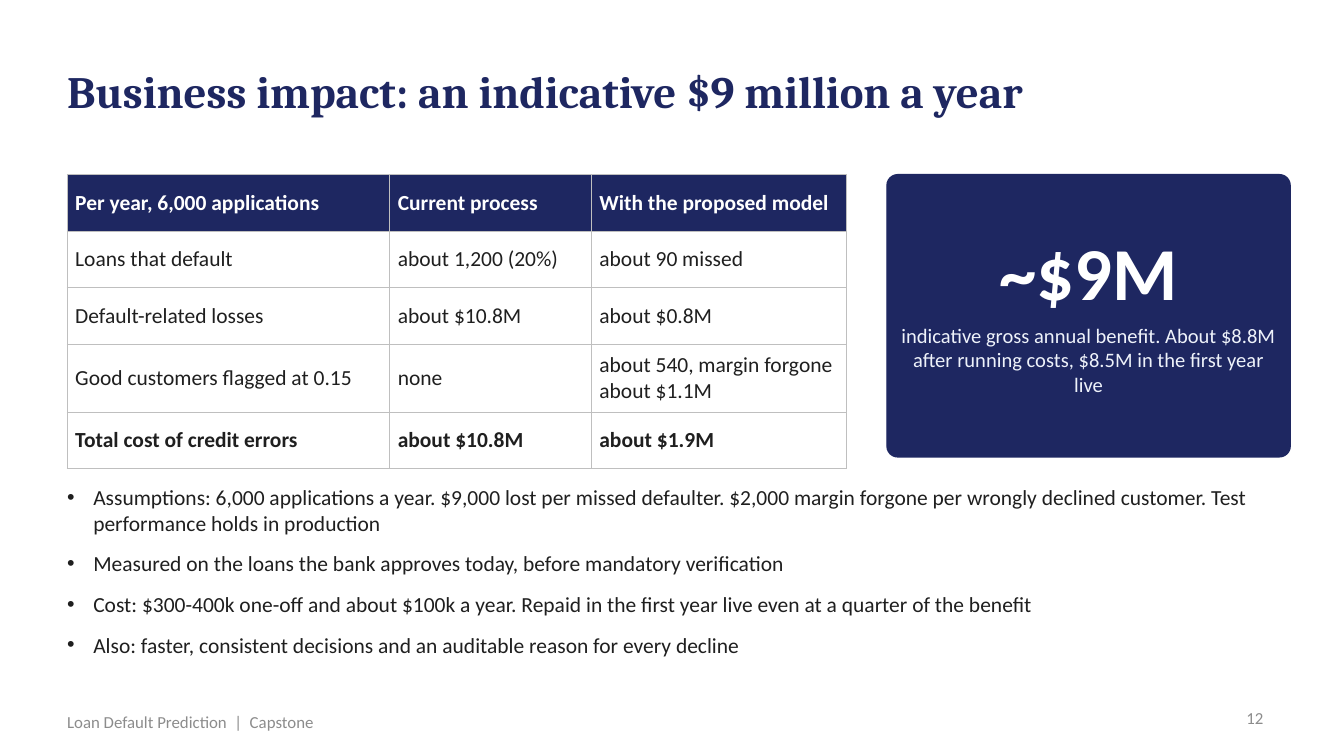
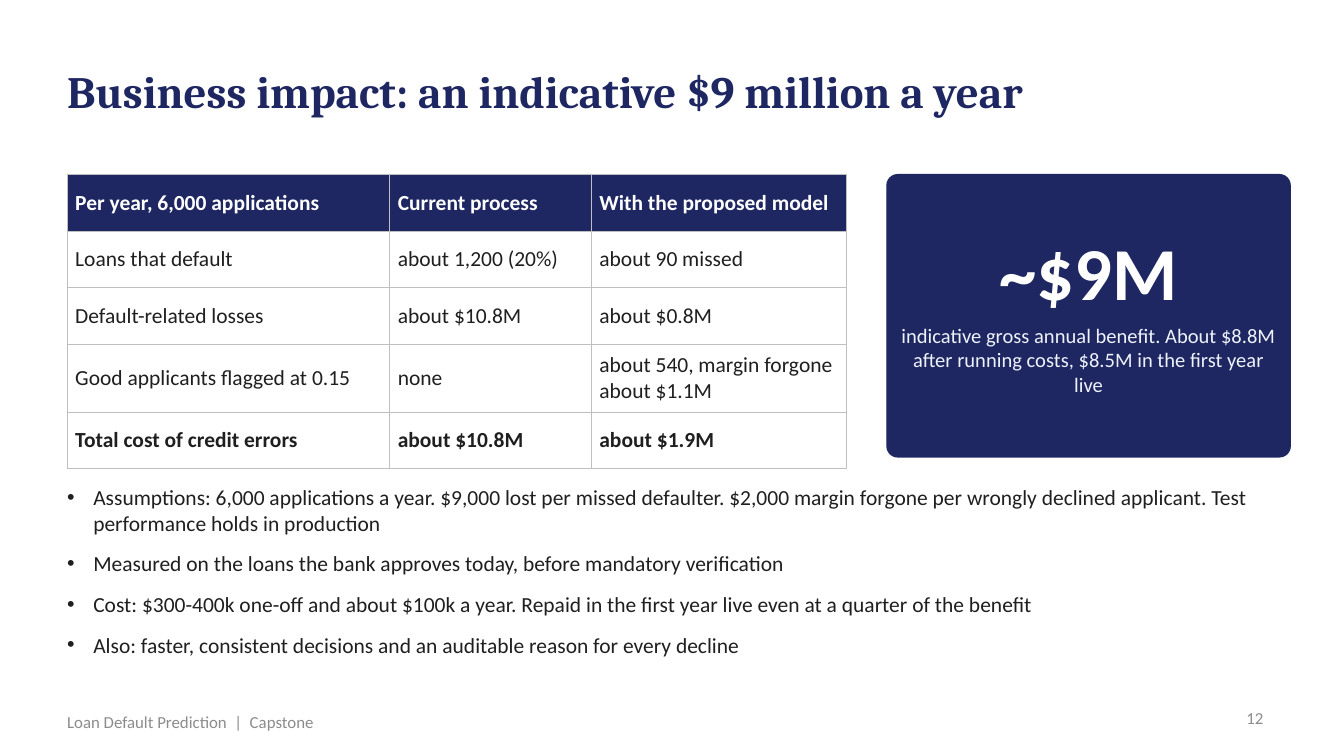
Before and after one commit to shubham1891/Personal-code, a slide deck: slide 12 of presentation/Loan_Default_Prediction_Presentation.pptx. Drawn at 1344x756 pixels with LibreOffice and Linux fonts; fonts in the diff are those of the drawing. Boxes give left, top, right and bottom in pixels: in the first picture for what was removed or moved away, otherwise in the second. Text is boxed around its words. In the diff, an @@ line names an element or a change of style, - is before the commit and + after.

```diff
--- a/presentation/Loan_Default_Prediction_Presentation.pptx
+++ b/presentation/Loan_Default_Prediction_Presentation.pptx
@@ table at [67,175,847,454] @@
-row 4, column 1: Good customers flagged at 0.15
+row 4, column 1: Good applicants flagged at 0.15
@@ text at [93,490,1246,535]: text changed @@
-• Assumptions: 6,000 applications a year. $9,000 lost per missed defaulter. $2,000 margin forgone per wrongly declined customer. Test performance holds in production
+• Assumptions: 6,000 applications a year. $9,000 lost per missed defaulter. $2,000 margin forgone per wrongly declined applicant. Test performance holds in production
```
Also in this commit, not shown: 9 other slides changed, 7 other files.
